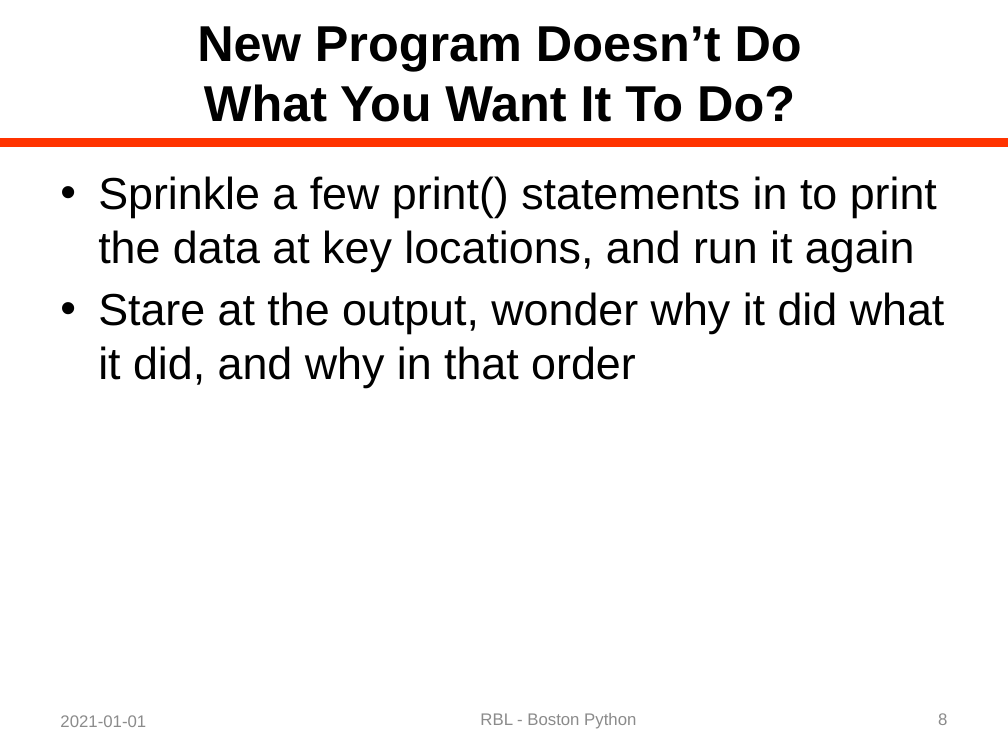
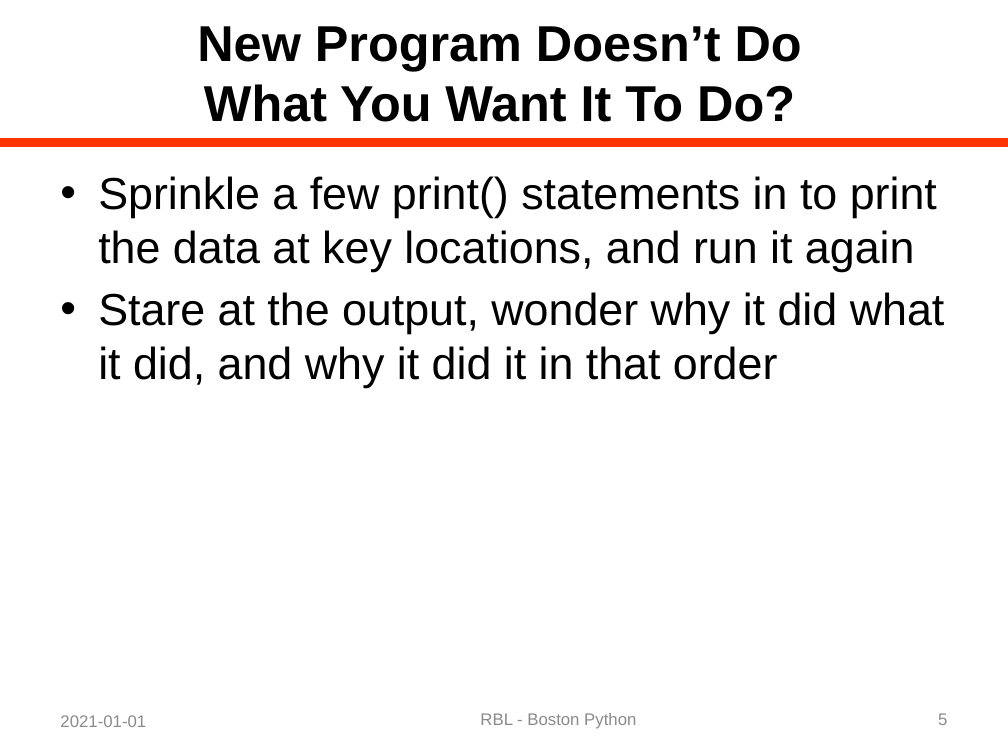
Before and after one commit to rblandau/NewTrace, a slide deck: slide 5 of docs/OfflineDebugging/A Dinosaur and a Python 02.pptx (slide 8 before the commit). Drawn at 1008x756 pixels with LibreOffice and Linux fonts; fonts in the diff are those of the drawing. Boxes give left, top, right and bottom in pixels: in the first picture for what was removed or moved away, otherwise in the second. Text is boxed around its words. In the diff, an @@ line names an element or a change of style, - is before the commit and + after.

```diff
--- a/docs/OfflineDebugging/A Dinosaur and a Python 02.pptx
+++ b/docs/OfflineDebugging/A Dinosaur and a Python 02.pptx
@@ text at (x1=98, y1=292, x2=945, y2=388): text changed @@
-• Stare at the output, wonder why it did what it did, and why in that order
+• Stare at the output, wonder why it did what it did, and why it did it in that order
@@ page number at (x1=938, y1=713, x2=947, y2=725): text changed @@
-8
+5
```
Also in this commit, not shown: 7 other slides changed, 4 slides added, 5 other files.
